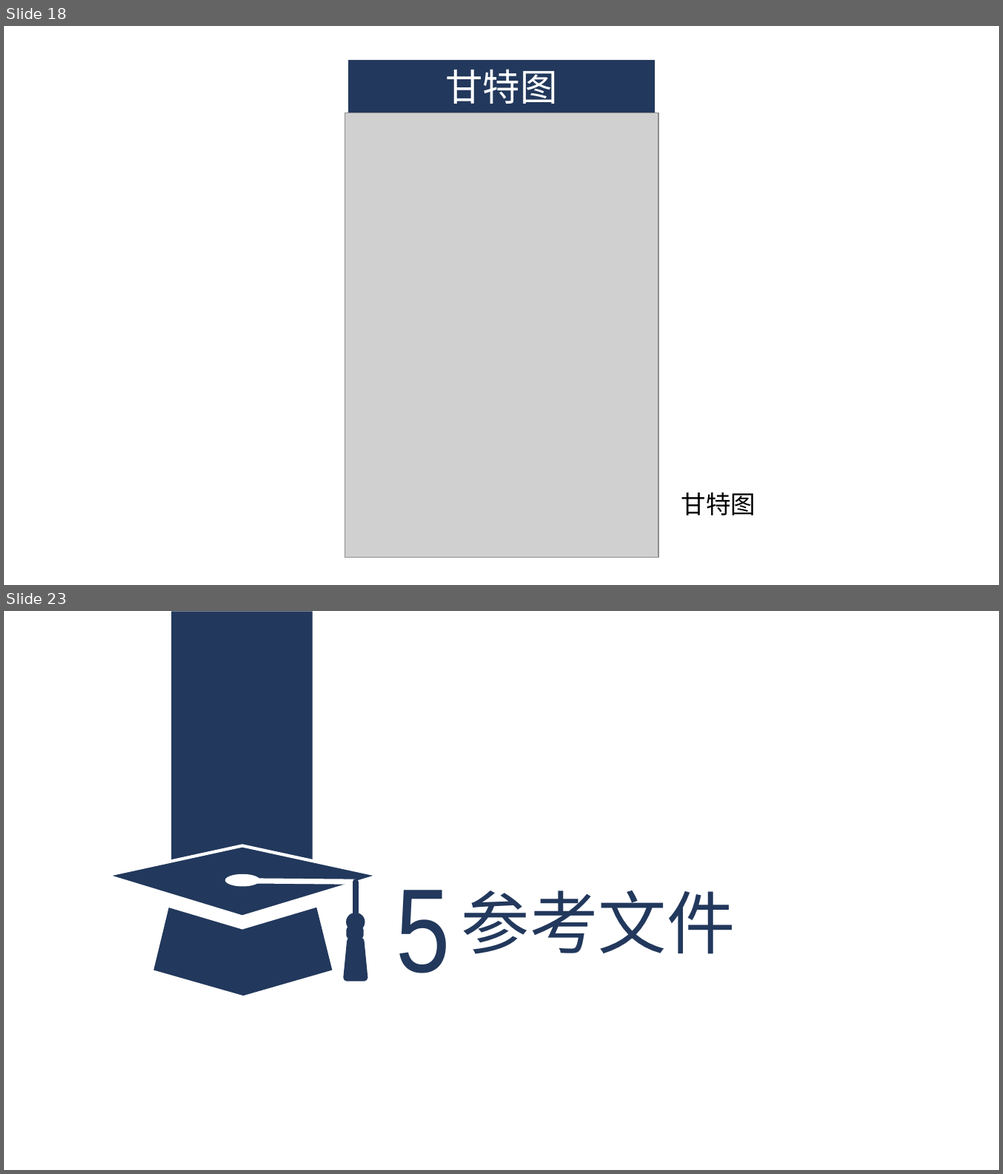
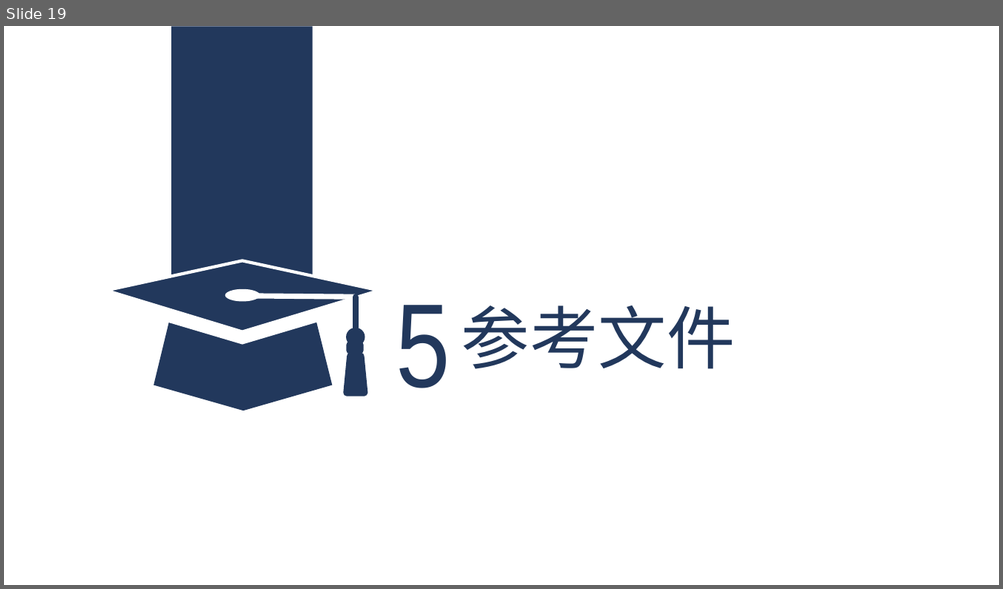
Before and after one commit to ZUCC-SRA2021-G05/Community-GB, a slide deck: 其他/软件项目管理原理与实践/软件项目管理原理与实践-主题确认/G05主题确认.pptx. Shown one above the other, each under a label of ours: slides 18 and 23 before the commit, slide 19 after it; the slides between them are not shown. The pictures are 1003x1174 and 1003x589 pixels, drawn with LibreOffice and Linux fonts; fonts in the diff are those of the drawing; grey boxes stand for pictures. Boxes give left, top, right and bottom in pixels: in the first picture for what was removed or moved away, otherwise in the second. Text is boxed around its words. In the diff, an @@ line names an element or a change of style, - is before the commit and + after.

```diff
--- a/其他/软件项目管理原理与实践/软件项目管理原理与实践-主题确认/G05主题确认.pptx
+++ b/其他/软件项目管理原理与实践/软件项目管理原理与实践-主题确认/G05主题确认.pptx
@@ slide 18 removed at (4, 26, 999, 585), background #FFFFFF @@
@@ rectangle removed at (348, 60, 654, 113) @@
-甘特图
@@ picture removed at (344, 113, 658, 557) @@
@@ text removed at (681, 492, 756, 516) @@
-甘特图
@@ what was slide 23 is now slide 19 @@
```
Also in this commit, not shown: 10 slides changed, 2 slides added, 4 other slides removed.
